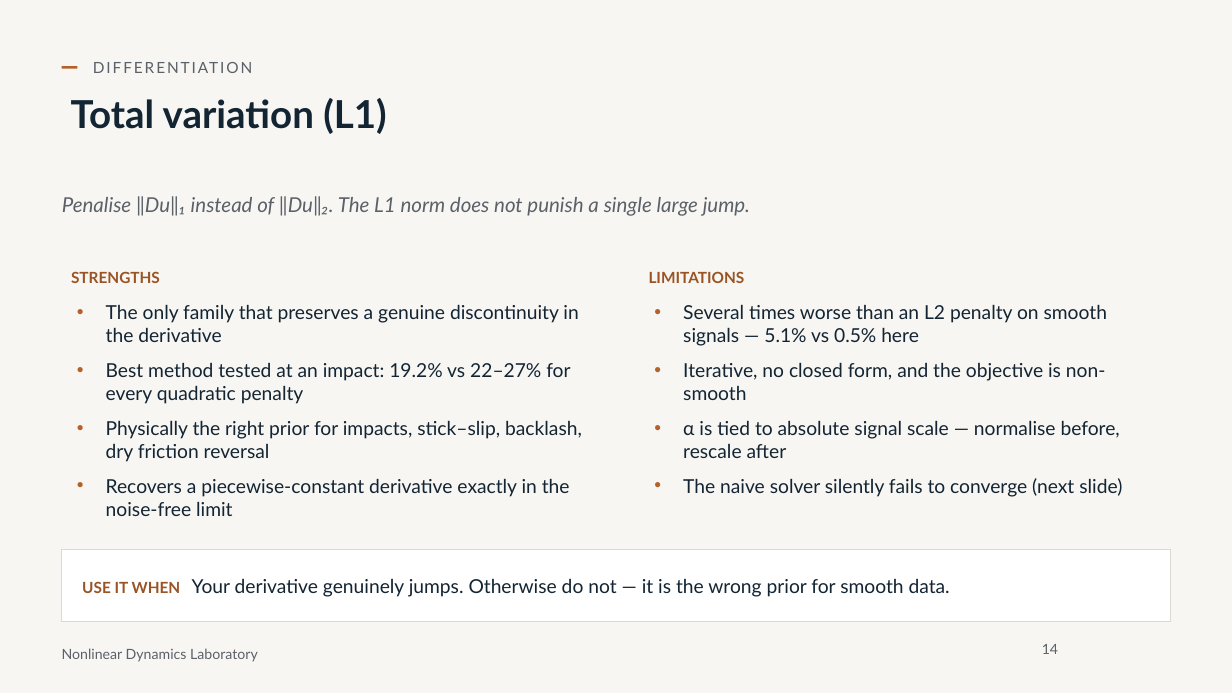
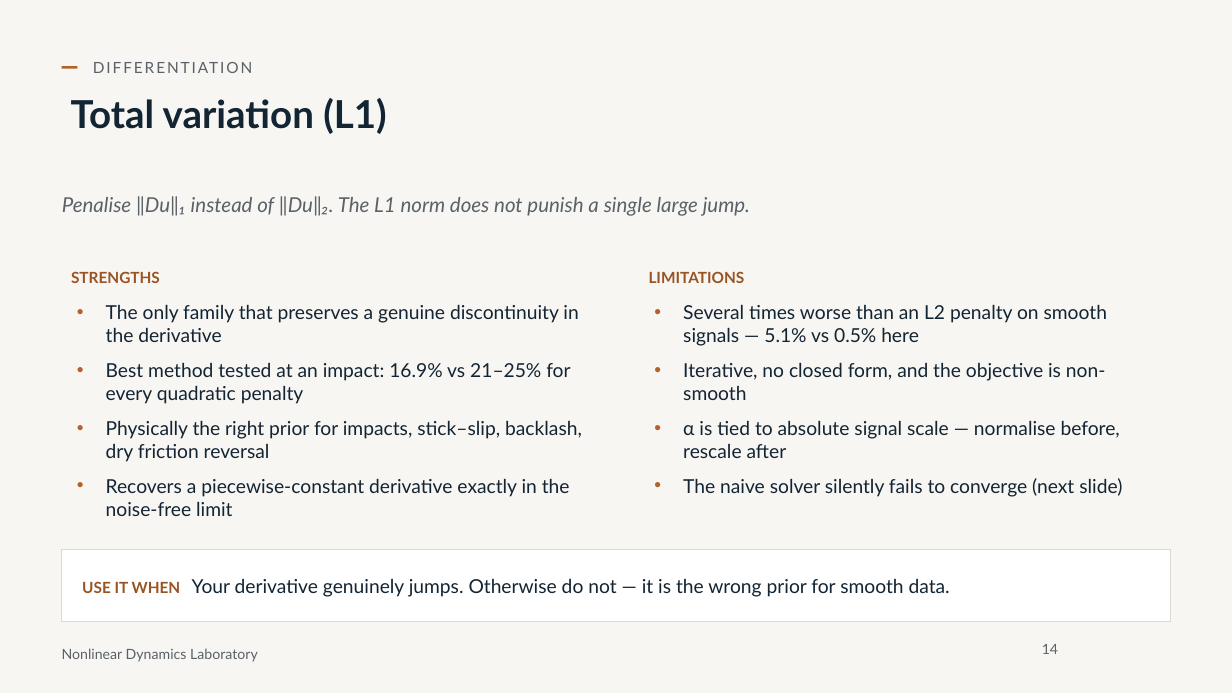
Before and after one commit to nld-uri/kinematics-toolbox, a slide deck: slide 14 of talk/differentiation_integration_talk.pptx. Drawn at 1232x693 pixels with LibreOffice and Linux fonts; fonts in the diff are those of the drawing; background and template pictures are left out. Boxes give left, top, right and bottom in pixels: in the first picture for what was removed or moved away, otherwise in the second. Text is boxed around its words. In the diff, an @@ line names an element or a change of style, - is before the commit and + after.

```diff
--- a/talk/differentiation_integration_talk.pptx
+++ b/talk/differentiation_integration_talk.pptx
@@ text at [106,363,570,404]: text changed @@
-• Best method tested at an impact: 19.2% vs 22–27% for every quadratic penalty
+• Best method tested at an impact: 16.9% vs 21–25% for every quadratic penalty
```
Also in this commit, not shown: 9 other slides changed, 32 other files.
